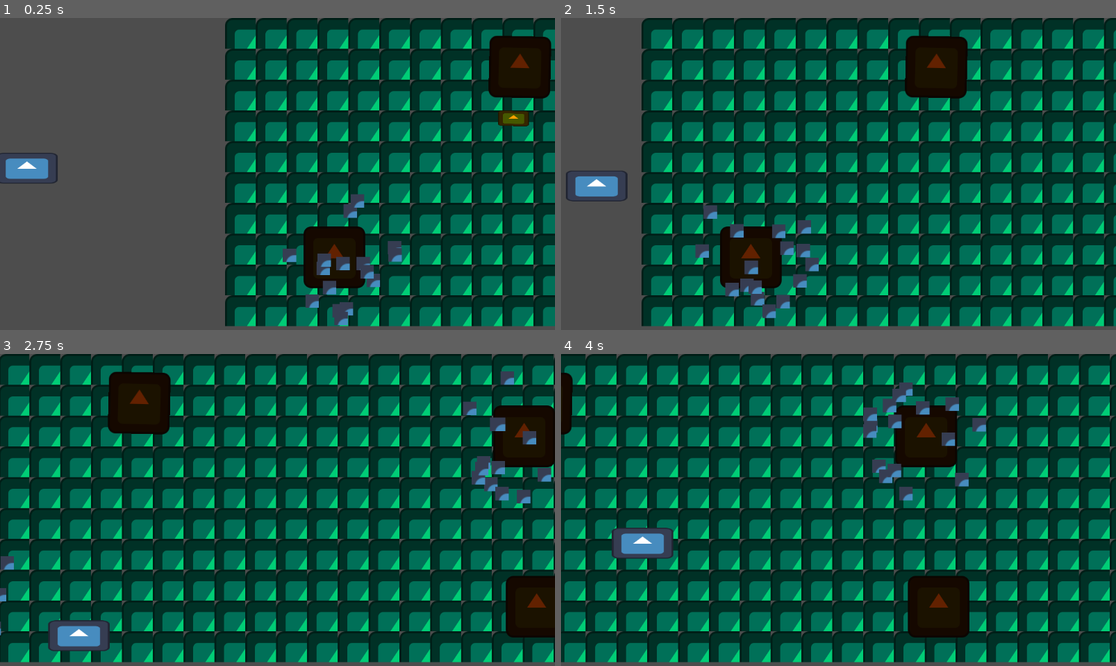
Above: before the commit, frames 1-4 (two rows, left to right).
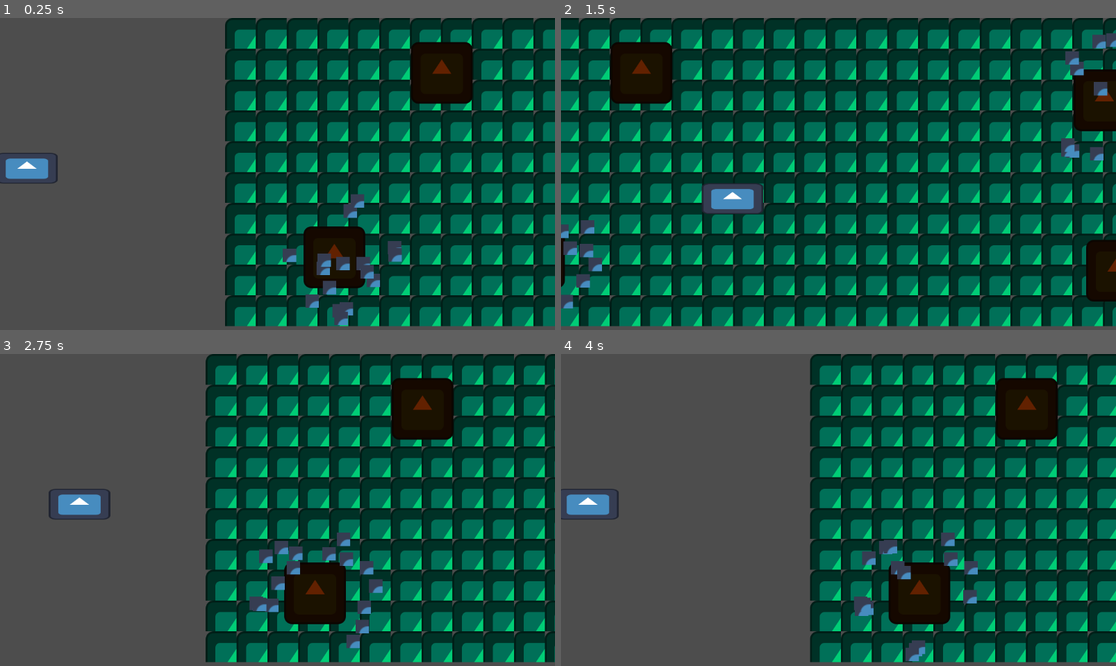
Above: after the commit, the same moments.

Repository: UHSGDC/alfred-the-dipping-bird
Game: Godot game, scene res://scenes/chicago/chicago_minigame.tscn
The game is run twice, just before and just after one commit, with the same random seed, the same clock (stepped at 60 frames per second) and the same inputs. The engine's default icon, where the game draws it, is replaced by a stand-in: a white triangle on a blue panel in a dark square.
Inputs:
- Up to frame 1 (0.25 s): no input
- Up to frame 2 (1.5 s): tap Enter (minigame_tester_reinstance) at 0.5 s; hold D (right) 0.53-1.28 s; tap Space (interact) at 0.6, 1.35 s; hold S (down) from 1.28 s (still down)
- Up to frame 3 (2.75 s): release S (down) at 2.03 s; hold D (right) from 2.03 s (still down); hold Backspace (minigame_tester_end) from 2.03 s (still down); tap Space (interact) at 2.3 s
- Up to frame 4 (4 s): release D (right) at 2.78 s; release Backspace (minigame_tester_end) at 2.78 s; hold W (up) 2.78-3.53 s; tap Enter (minigame_tester_reinstance) at 2.85 s; tap Space (interact) at 3.05, 3.6 s; hold A (left) from 3.53 s (still down)

The runs differ from the first frame. In frame 1, 4.5% of the frame differs, in the area x 73-100%, y 5-35%; in frame 2, 30%; in frame 3, 70%; in frame 4, 72%, in the area x 0-100%, y 0-99%.

Commit message:
All programming and features are fully implemented, waiting for art, sound, and level design.

Diff:
--- a/scenes/chicago/bird.tscn
+++ b/scenes/chicago/bird.tscn
@@ -13,6 +13,7 @@
 z_index = 1
 collision_layer = 3
 physics_material_override = SubResource("PhysicsMaterial_sbmu4")
+gravity_scale = 0.0
 script = ExtResource("1_ju043")
 
 [node name="Sprite2D" type="Sprite2D" parent="."]
@@ -22,3 +23,6 @@
 
 [node name="CollisionShape2D" type="CollisionShape2D" parent="."]
 shape = SubResource("RectangleShape2D_y7cvp")
+
+[node name="VisibleOnScreenEnabler2D" type="VisibleOnScreenEnabler2D" parent="."]
+rect = Rect2(-32, -16, 64, 32)
--- a/scenes/chicago/chicago_minigame.tscn
+++ b/scenes/chicago/chicago_minigame.tscn
@@ -6,9 +6,19 @@
 [ext_resource type="PackedScene" uid="uid://c56o1esrlxcce" path="res://scenes/chicago/skyscraper.tscn" id="4_0tdps"]
 [ext_resource type="PackedScene" uid="uid://b2bxisrhl4j1s" path="res://scenes/chicago/bird.tscn" id="4_4us4u"]
 [ext_resource type="PackedScene" uid="uid://b0onck61deuc0" path="res://scenes/chicago/factory.tscn" id="6_ap0b2"]
+[ext_resource type="PackedScene" uid="uid://5nh6tcoevhkg" path="res://scenes/chicago/win_zone.tscn" id="7_m8urx"]
 
 [sub_resource type="RectangleShape2D" id="RectangleShape2D_p78j3"]
 size = Vector2(128, 64)
+
+[sub_resource type="AtlasTexture" id="AtlasTexture_6pkoi"]
+atlas = ExtResource("3_kftn3")
+region = Rect2(16, 16, 16, 16)
+margin = Rect2(12, 12, 12, 12)
+
+[sub_resource type="AtlasTexture" id="AtlasTexture_arai4"]
+atlas = ExtResource("3_kftn3")
+region = Rect2(50, 40, 16, 16)
 
 [sub_resource type="TileSetAtlasSource" id="TileSetAtlasSource_bmu1u"]
 texture = ExtResource("3_kftn3")
@@ -28,11 +38,11 @@
 player = NodePath("Player")
 debug_mode = true
 
-[node name="Player" type="Area2D" parent="." node_paths=PackedStringArray("main_scene", "top_left_bound", "bot_right_bound", "camera")]
+[node name="Player" type="Area2D" parent="." node_paths=PackedStringArray("main_node", "top_left_bound", "bot_right_bound", "camera")]
 position = Vector2(-547, 312)
 collision_layer = 0
 script = ExtResource("2_xgthb")
-main_scene = NodePath("..")
+main_node = NodePath("..")
 top_left_bound = NodePath("../PlayerCamera/LeftPlayerBound")
 bot_right_bound = NodePath("../PlayerCamera/RightPlayerBound")
 camera = NodePath("../PlayerCamera")
@@ -44,9 +54,43 @@
 [node name="CollisionShape2D" type="CollisionShape2D" parent="Player"]
 shape = SubResource("RectangleShape2D_p78j3")
 
-[node name="SmokeTimer" type="Timer" parent="Player"]
+[node name="Smoke Particles Emitter" type="CPUParticles2D" parent="Player"]
+emitting = false
+amount = 4
+lifetime = 2.5
+preprocess = 5.0
+speed_scale = 10.0
+fixed_fps = 10
+local_coords = true
+texture = SubResource("AtlasTexture_6pkoi")
+emission_shape = 3
+emission_rect_extents = Vector2(128, 64)
+direction = Vector2(0, 0)
+spread = 180.0
+gravity = Vector2(0, 0)
+
+[node name="Enemy Bird Particles Emitter" type="CPUParticles2D" parent="Player"]
+emitting = false
+amount = 4
+lifetime = 2.0
+one_shot = true
+preprocess = 2.0
+speed_scale = 10.0
+fixed_fps = 10
+local_coords = true
+texture = SubResource("AtlasTexture_arai4")
+emission_shape = 3
+emission_rect_extents = Vector2(128, 64)
+direction = Vector2(0, 0)
+spread = 180.0
+gravity = Vector2(0, 0)
+
+[node name="Smoke Timer" type="Timer" parent="Player"]
 wait_time = 0.5
 autostart = true
+
+[node name="Smoke Particles Timer" type="Timer" parent="Player"]
+wait_time = 3.0
 
 [node name="DebugBackground" type="TileMap" parent="."]
 z_index = -5
@@ -57,12 +101,21 @@
 [node name="Birds" type="Node2D" parent="."]
 
 [node name="Bird1" parent="Birds" instance=ExtResource("4_4us4u")]
-position = Vector2(791, 153)
+position = Vector2(1133, 268)
+
+[node name="Bird2" parent="Birds" instance=ExtResource("4_4us4u")]
+position = Vector2(3630, 106)
+
+[node name="Bird3" parent="Birds" instance=ExtResource("4_4us4u")]
+position = Vector2(3652, 209)
+
+[node name="Bird4" parent="Birds" instance=ExtResource("4_4us4u")]
+position = Vector2(3662, 328)
 
 [node name="Skyscrapers" type="Node2D" parent="."]
 
 [node name="Skyscraper1" parent="Skyscrapers" instance=ExtResource("4_0tdps")]
-position = Vector2(804, 129)
+position = Vector2(642, 114)
 
 [node name="Skyscraper3" parent="Skyscrapers" instance=ExtResource("4_0tdps")]
 position = Vector2(2205, 109)
@@ -70,7 +123,14 @@
 [node name="Skyscraper2" parent="Skyscrapers" instance=ExtResource("4_0tdps")]
 position = Vector2(1629, 525)
 
-[node name="BirdDetechers" type="Node2D" parent="."]
+[node name="Skyscraper6" parent="Skyscrapers" instance=ExtResource("4_0tdps")]
+position = Vector2(2186, 535)
+
+[node name="Skyscraper4" parent="Skyscrapers" instance=ExtResource("4_0tdps")]
+position = Vector2(3282, 497)
+
+[node name="Skyscraper5" parent="Skyscrapers" instance=ExtResource("4_0tdps")]
+position = Vector2(4660, 499)
 
 [node name="Factories" type="Node2D" parent="."]
 
@@ -79,6 +139,15 @@
 
 [node name="Factory2" parent="Factories" instance=ExtResource("6_ap0b2")]
 position = Vector2(1603, 171)
+
+[node name="Factory5" parent="Factories" instance=ExtResource("6_ap0b2")]
+position = Vector2(2884, 335)
+
+[node name="Factory3" parent="Factories" instance=ExtResource("6_ap0b2")]
+position = Vector2(4101, 489)
+
+[node name="Factory4" parent="Factories" instance=ExtResource("6_ap0b2")]
+position = Vector2(4292, 159)
 
 [node name="PlayerCamera" type="Camera2D" parent="."]
 position = Vector2(151, 324)
@@ -89,10 +158,17 @@
 [node name="RightPlayerBound" type="Marker2D" parent="PlayerCamera"]
 position = Vector2(520, 270)
 
+[node name="Win Zone" parent="." instance=ExtResource("7_m8urx")]
+position = Vector2(4952, 337)
+
+[connection signal="minigame_ended" from="." to="." method="_on_minigame_ended"]
+[connection signal="area_entered" from="Player" to="Player" method="_on_area_entered_win_zone"]
+[connection signal="body_entered" from="Player" to="Player" method="_on_body_entered_skyscraper"]
 [connection signal="body_entered" from="Player" to="Player" method="_on_body_entered_bird"]
-[connection signal="body_entered" from="Player" to="Player" method="_on_body_entered_skyscraper"]
 [connection signal="body_entered" from="Player" to="Player" method="_on_body_entered_smoke"]
+[connection signal="body_entered" from="Player" to="Player" method="_on_body_entered_win_zone"]
 [connection signal="body_exited" from="Player" to="Player" method="_on_body_exited_smoke"]
 [connection signal="player_lost" from="Player" to="." method="_on_player_lost"]
 [connection signal="player_won" from="Player" to="." method="_on_player_won"]
-[connection signal="timeout" from="Player/SmokeTimer" to="Player" method="_on_smoke_timer_timeout"]
+[connection signal="timeout" from="Player/Smoke Timer" to="Player" method="_on_smoke_timer_timeout"]
+[connection signal="timeout" from="Player/Smoke Particles Timer" to="Player" method="_on_particles_timer_timeout"]
--- /dev/null
+++ b/scenes/chicago/win_zone.tscn
@@ -0,0 +1,9 @@
+[gd_scene load_steps=2 format=3 uid="uid://5nh6tcoevhkg"]
+
+[sub_resource type="RectangleShape2D" id="RectangleShape2D_vltel"]
+size = Vector2(5, 750)
+
+[node name="Win Zone" type="Area2D" groups=["win_zone"]]
+
+[node name="CollisionShape2D" type="CollisionShape2D" parent="."]
+shape = SubResource("RectangleShape2D_vltel")
--- a/scripts/chicago/bird.gd
+++ b/scripts/chicago/bird.gd
@@ -1 +1,6 @@
 extends RigidBody2D
+
+@export var speed: float = 500
+
+func _physics_process(delta):
+	global_position += Vector2(-speed, 0).rotated(rotation) * delta
--- a/scripts/chicago/chicago_minigame.gd
+++ b/scripts/chicago/chicago_minigame.gd
@@ -2,12 +2,19 @@
 
 @export var player: Area2D
 
+@onready var this_node = get_node(".")
+
 func _on_player_lost() -> void:
-	print(player.name + " lost")
 	end_minigame(false, 0)
 
 func _on_player_won() -> void:
-	print(player.name + " won")
+	end_minigame(true, player.health)
 
-	# Temporarly made the win reward to be equal to the players health, which goes up to 100
-	end_minigame(true, player.health)
+func _on_minigame_ended(win, currency_reward):
+	if this_node.debug_mode == true:
+		if win == true:
+			print(player.name + " won")
+		if win == false:
+			print(player.name + " lost")
+		print("The reward is " + str(currency_reward))
+	get_tree().reload_current_scene()
--- a/scripts/chicago/player.gd
+++ b/scripts/chicago/player.gd
@@ -7,30 +7,32 @@
 const ACCELERATION: Vector2 = MAX_SPEED * 10
 const AUTOSCROLL_SPEED: float = 600
 
-@export var main_scene: BaseMinigame
+@export var main_node: BaseMinigame
 @export var top_left_bound: Marker2D
 @export var bot_right_bound: Marker2D
 @export var camera: Camera2D
 
-var debug_movement_paused: bool = false
+var movement_paused: bool = false
 var velocity: Vector2 = Vector2(AUTOSCROLL_SPEED, 0)
 var health: int = 100
 
-@onready var debug_mode: bool = main_scene.debug_mode
-@onready var smoke_timer: Timer = get_node("SmokeTimer")
+@onready var debug_mode: bool = main_node.debug_mode
+@onready var smoke_timer: Timer = get_node("Smoke Timer")
+@onready var smoke_particles_timer: Timer = get_node("Smoke Particles Timer")
+@onready var smoke_particles_emitter: CPUParticles2D = get_node("Smoke Particles Emitter")
+@onready var enemy_bird_particles_emitter: CPUParticles2D = get_node("Enemy Bird Particles Emitter")
 
 func _ready():
 	smoke_timer.set_paused(true)
 
 func _process(_delta) -> void:
 	if health <= 0:
+		if debug_mode:
+			print("Player has 0 or less health")
 		player_lost.emit()
 
 func _physics_process(delta: float) -> void:
-	if debug_mode and Input.is_action_just_pressed("interact"):
-		debug_movement_paused = !debug_movement_paused
-
-	if !debug_movement_paused:
+	if !movement_paused:
 		move(delta)
 
 func move(delta: float) -> void:
@@ -71,7 +73,6 @@
 	position.x = clampf(position.x, top_left_bound.global_position.x, bot_right_bound.global_position.x)
 	position.y = clampf(position.y, top_left_bound.global_position.y, bot_right_bound.global_position.y)
 
-
 # Collision of skyscraper
 func _on_body_entered_skyscraper(body: Node2D) -> void:
 	if !body.is_in_group("skyscraper"):
@@ -84,9 +85,12 @@
 func _on_body_entered_bird(body: Node2D) -> void:
 	if !body.is_in_group("bird"):
 		return
+	health -= 25
 	if debug_mode:
 		print(name + " hit a bird")
-	player_lost.emit()
+		print(name + " has a health of " + str(health))
+	body.queue_free()
+	enemy_bird_particles_emitter.emitting = true
 
 # Collision of factory
 func _on_body_entered_smoke(body: Node2D) -> void:
@@ -95,6 +99,8 @@
 	if debug_mode:
 		print(name + " is in the smoke zone of a factory")
 	smoke_timer.set_paused(false)
+	smoke_particles_emitter.emitting = true
+	smoke_particles_timer.stop()
 
 func _on_body_exited_smoke(body: Node2D) -> void:
 	if !body.is_in_group("factory"):
@@ -102,6 +108,7 @@
 	if debug_mode:
 		print(name + " is outside the smoke zone of a factory")
 	smoke_timer.set_paused(true)
+	smoke_particles_timer.start()
 
 func _on_smoke_timer_timeout():
 	# Everytime the wait time is completed, it will decrease the health by the set number
@@ -110,3 +117,19 @@
 	health -= 10
 	if debug_mode:
 		print(name + " has a health of " + str(health))
+
+func _on_particles_timer_timeout():
+	smoke_particles_emitter.emitting = false
+	if debug_mode:
+		print("Particle timer has timed out")
+
+# Collision of win zone
+func _on_body_entered_win_zone(body:Node2D) -> void:
+	if !body.is_in_group("win_zone"):
+		return
+	player_won.emit()
+
+func _on_area_entered_win_zone(area: Area2D) -> void:
+	if !area.is_in_group("win_zone"):
+		return
+	player_won.emit()
Not shown: 1 places in scenes/chicago/chicago_minigame.tscn that only renumber resources
